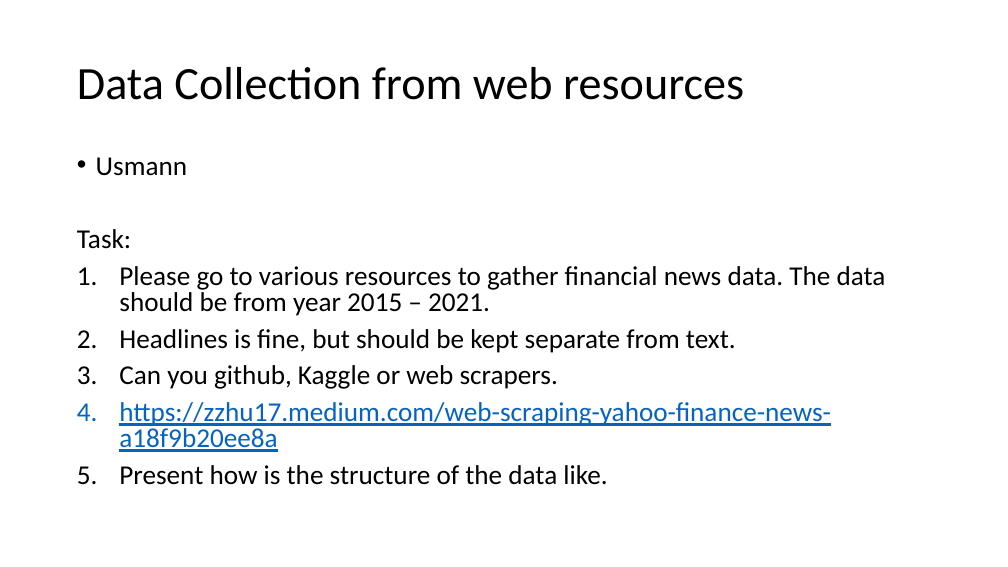
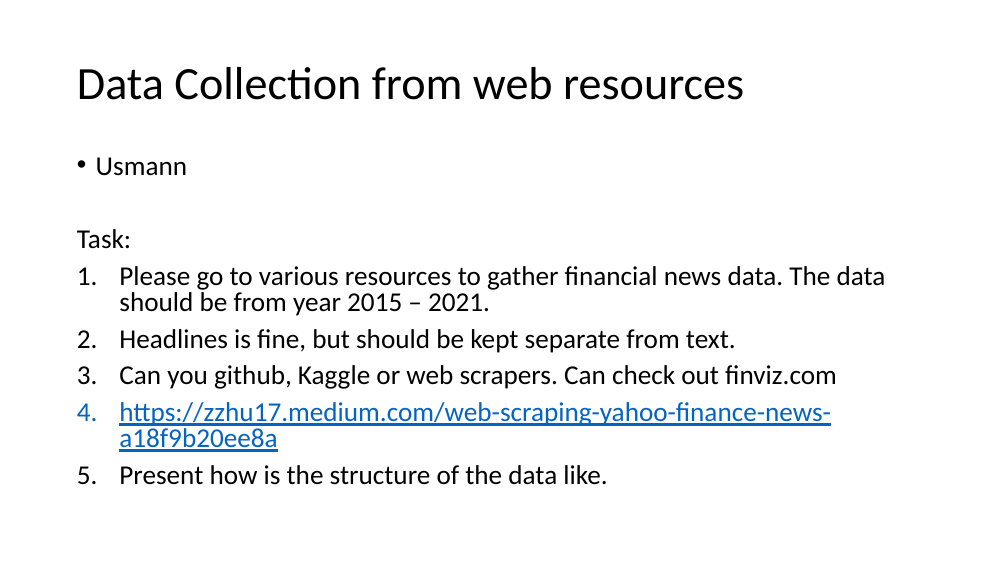
Before and after one commit to NUS-Fintech-Society/ML_reddit_nlp, a slide deck: slide 3 of meetings/ML_reddit_nlp_meeting_week_1.pptx. Drawn at 1008x567 pixels with LibreOffice and Linux fonts; fonts in the diff are those of the drawing. Boxes give left, top, right and bottom in pixels: in the first picture for what was removed or moved away, otherwise in the second. Text is boxed around its words. In the diff, an @@ line names an element or a change of style, - is before the commit and + after.

```diff
--- a/meetings/ML_reddit_nlp_meeting_week_1.pptx
+++ b/meetings/ML_reddit_nlp_meeting_week_1.pptx
@@ text at box(119, 365, 837, 389): text changed @@
-3. Can you github, Kaggle or web scrapers.
+3. Can you github, Kaggle or web scrapers. Can check out finviz.com
```
Also in this commit, not shown: 1 other slide changed, 1 other file.
